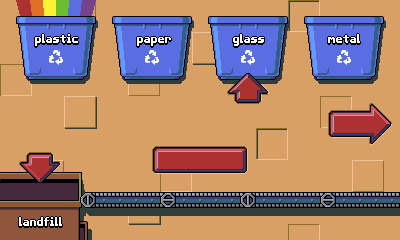
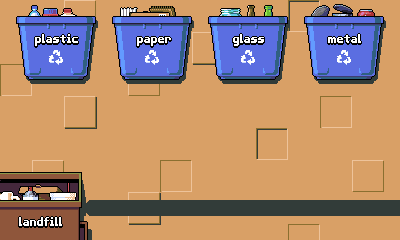
Layer changes from the first 400x240 image to the second:
hid "Button" over left=19, top=73, right=392, bottom=182
painted on "Labels" over left=331, top=33, right=362, bottom=45
painted on "Bin" over left=71, top=68, right=364, bottom=75
hid "Rainbow" over left=16, top=0, right=96, bottom=16
showed "Hints" over left=0, top=4, right=375, bottom=200
hid "Conveyor" over left=80, top=192, right=400, bottom=208
